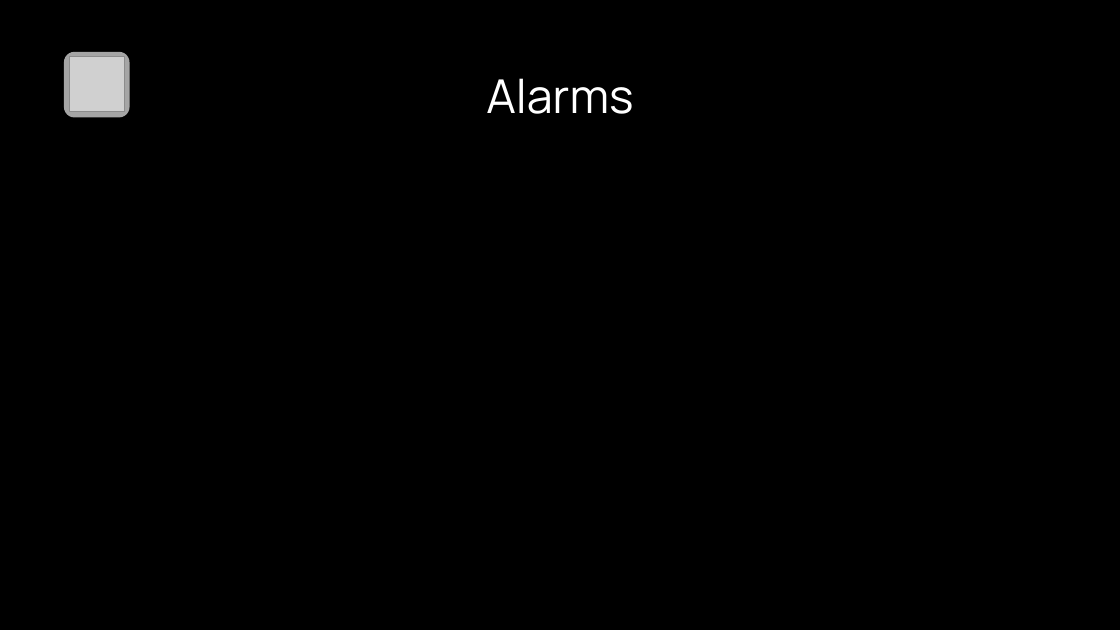
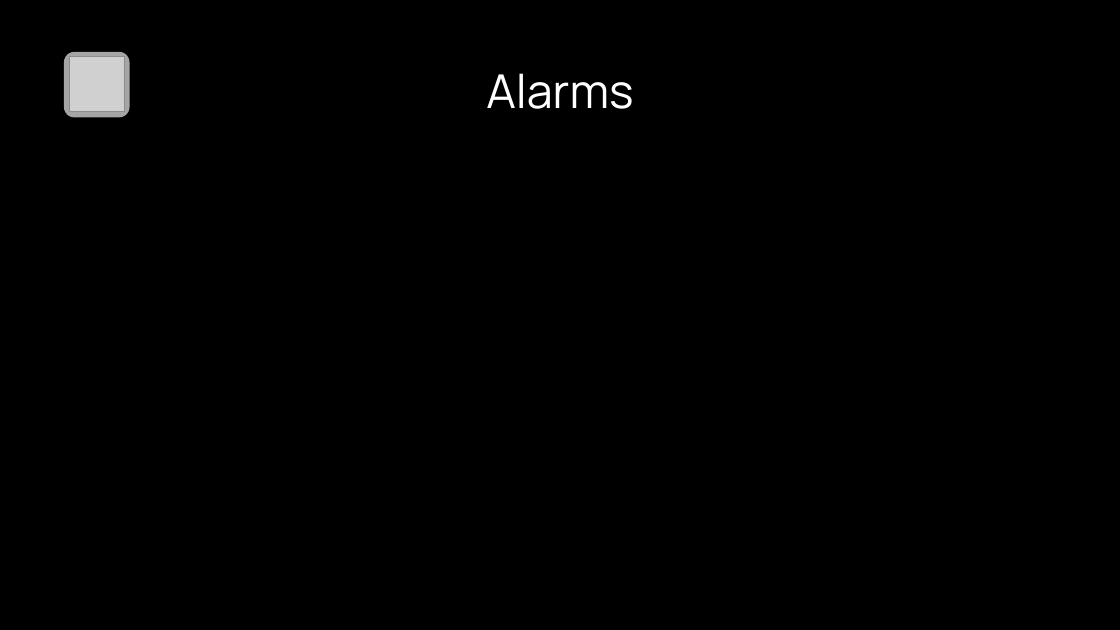
Before and after one commit to Corvina-project/CorvinaProject, a slide deck: slide 11 of presentazione.pptx. Drawn at 1120x630 pixels with LibreOffice and Linux fonts; fonts in the diff are those of the drawing; grey boxes stand for pictures; background and template pictures are left out. Boxes give left, top, right and bottom in pixels: in the first picture for what was removed or moved away, otherwise in the second. Text is boxed around its words. In the diff, an @@ line names an element or a change of style, - is before the commit and + after.

```diff
--- a/presentazione.pptx
+++ b/presentazione.pptx
@@ text "Alarms": place and size @@
-text "Alarms" at (486, 78, 633, 114)
+text "Alarms" at (486, 73, 633, 109)
```
Also in this commit, not shown: 3 other slides changed.
